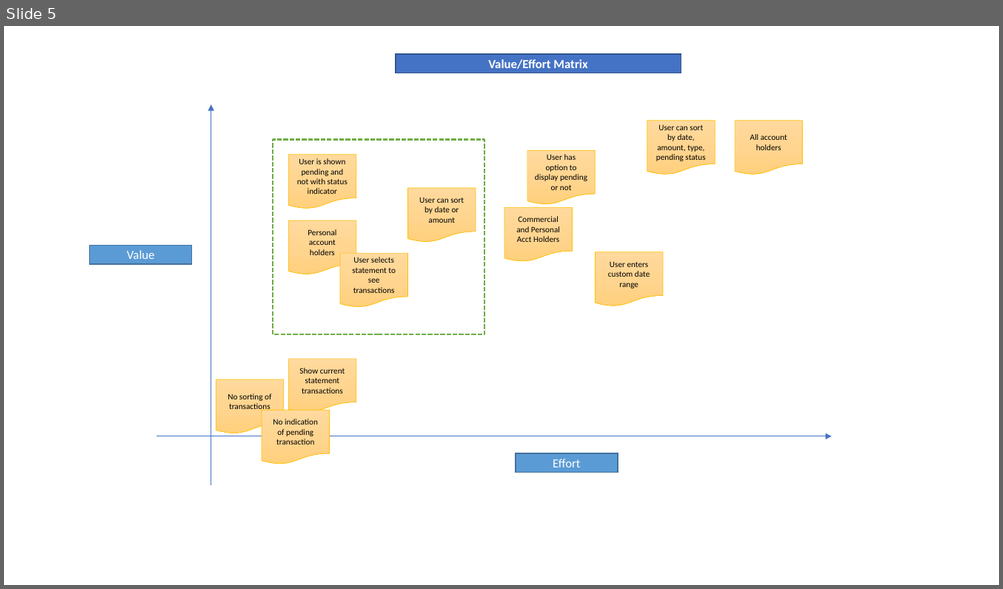
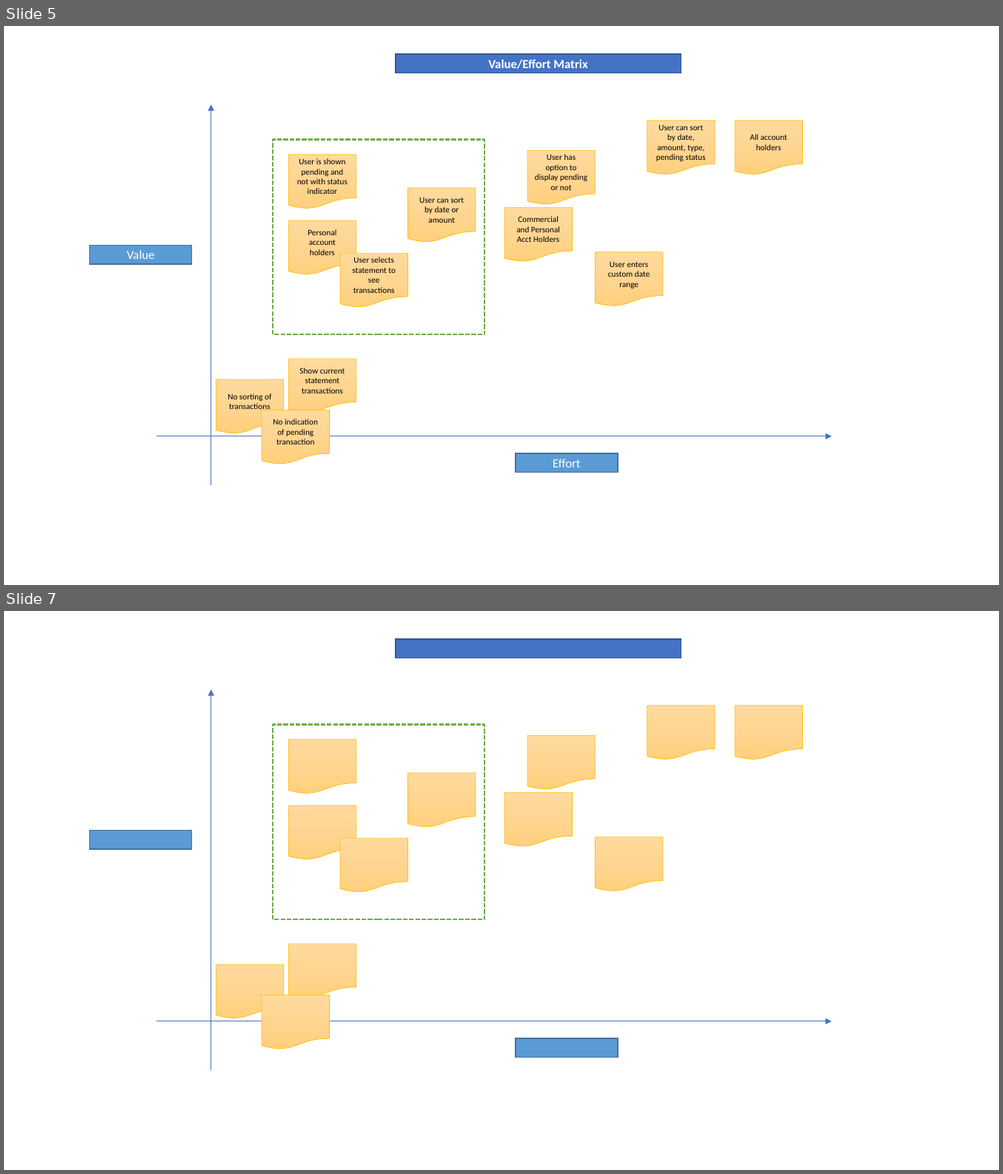
Before and after one commit to 200Meters/Sales-Scrum, a slide deck: Sprint Cadence Diagrams.pptx. Shown one above the other, each under a label of ours: slide 5 before the commit, slides 5 and 7 after it; the slides between them are not shown. The pictures are 1003x589 and 1003x1174 pixels, drawn with LibreOffice and Linux fonts; fonts in the diff are those of the drawing. Boxes give left, top, right and bottom in pixels: in the first picture for what was removed or moved away, otherwise in the second. Text is boxed around its words. In the diff, an @@ line names an element or a change of style, - is before the commit and + after.

```diff
--- a/Sprint Cadence Diagrams.pptx
+++ b/Sprint Cadence Diagrams.pptx
@@ slide 7 added at box(4, 611, 999, 1170), background #FFFFFF @@
@@ rectangle added at box(395, 639, 680, 658), fill #4472C4, outline #325491 1 pt @@
@@ arrow added from (210, 1071) to (210, 689), #4472C4 0.5 pt @@
@@ flow chart document added at box(647, 706, 715, 760), fill gradient #FFDB9E to #FFD590 to #FFD07C, outline #FFC000 0.5 pt @@
@@ flow chart document added at box(734, 706, 802, 760), fill gradient #FFDB9E to #FFD590 to #FFD07C, outline #FFC000 0.5 pt @@
@@ rectangle added at box(273, 724, 484, 920), outline #70AD47 1.5 pt dashed @@
@@ flow chart document added at box(288, 739, 356, 794), fill gradient #FFDB9E to #FFD590 to #FFD07C, outline #FFC000 0.5 pt @@
@@ flow chart document added at box(527, 735, 595, 790), fill gradient #FFDB9E to #FFD590 to #FFD07C, outline #FFC000 0.5 pt @@
@@ flow chart document added at box(407, 773, 475, 827), fill gradient #FFDB9E to #FFD590 to #FFD07C, outline #FFC000 0.5 pt @@
@@ flow chart document added at box(288, 806, 356, 860), fill gradient #FFDB9E to #FFD590 to #FFD07C, outline #FFC000 0.5 pt @@
@@ flow chart document added at box(505, 792, 572, 847), fill gradient #FFDB9E to #FFD590 to #FFD07C, outline #FFC000 0.5 pt @@
@@ rectangle added at box(90, 830, 192, 849), fill #5B9BD5, outline #43739E 1 pt @@
@@ flow chart document added at box(340, 839, 407, 893), fill gradient #FFDB9E to #FFD590 to #FFD07C, outline #FFC000 0.5 pt @@
@@ flow chart document added at box(595, 837, 663, 891), fill gradient #FFDB9E to #FFD590 to #FFD07C, outline #FFC000 0.5 pt @@
@@ flow chart document added at box(216, 965, 284, 1019), fill gradient #FFDB9E to #FFD590 to #FFD07C, outline #FFC000 0.5 pt @@
@@ flow chart document added at box(288, 944, 356, 998), fill gradient #FFDB9E to #FFD590 to #FFD07C, outline #FFC000 0.5 pt @@
@@ flow chart document added at box(262, 995, 330, 1050), fill gradient #FFDB9E to #FFD590 to #FFD07C, outline #FFC000 0.5 pt @@
@@ arrow added from (157, 1022) to (831, 1022), #4472C4 0.5 pt @@
@@ rectangle added at box(515, 1039, 617, 1057), fill #5B9BD5, outline #43739E 1 pt @@
```
Also in this commit, not shown: 2 other slides added, 2 other files.
